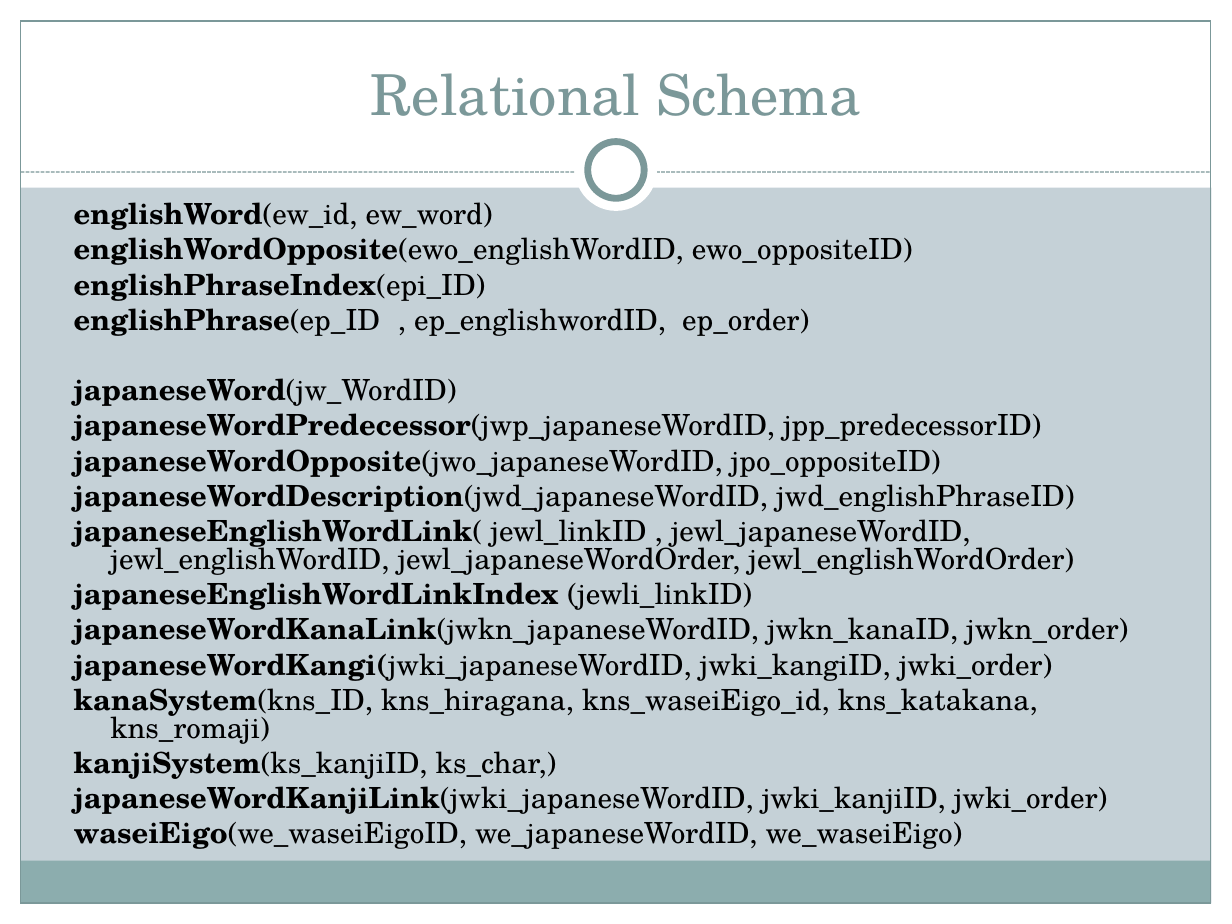
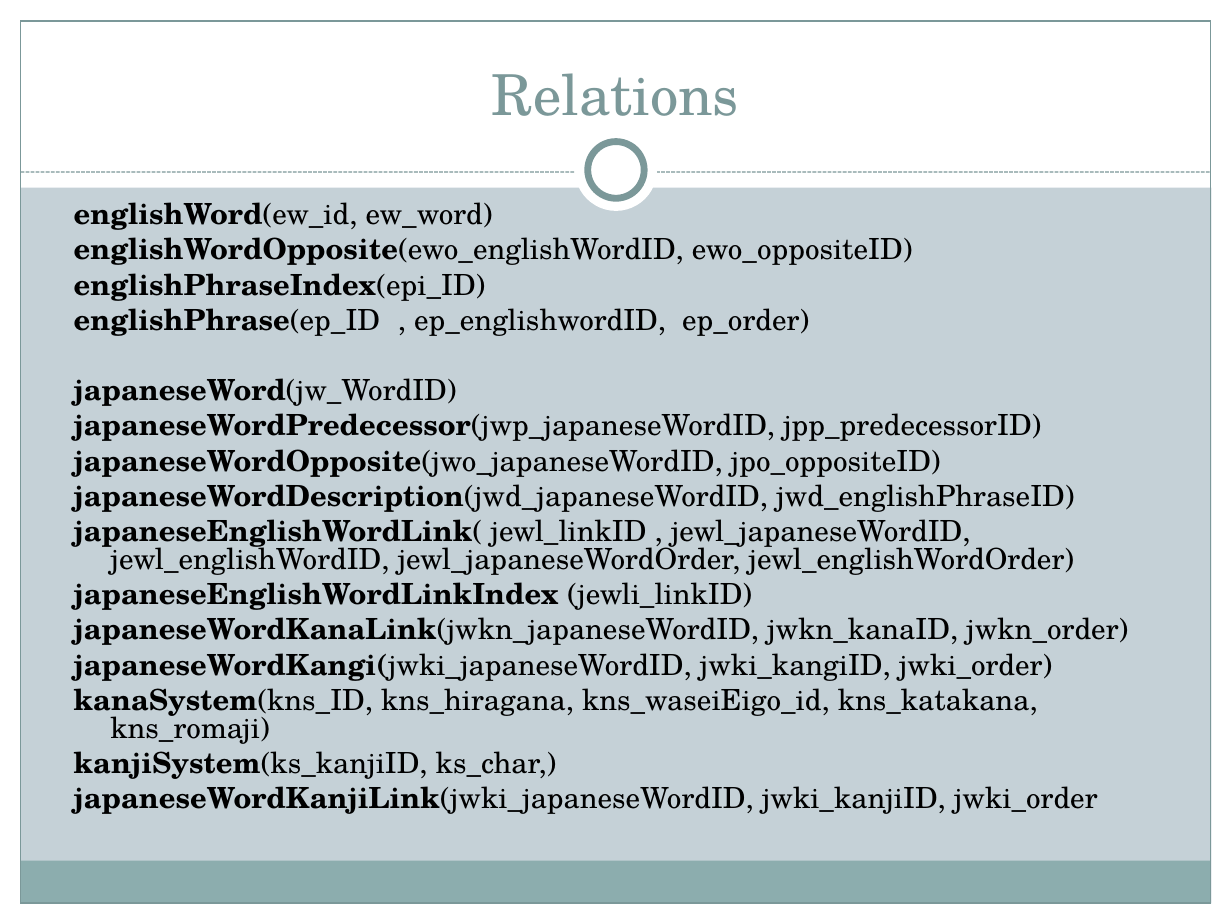
Before and after one commit to allenkvu/CSE111-project, a slide deck: slide 6 of DB_powerpoint.ppt. Drawn at 1232x924 pixels with LibreOffice and Linux fonts; fonts in the diff are those of the drawing. Boxes give left, top, right and bottom in pixels: in the first picture for what was removed or moved away, otherwise in the second. Text is boxed around its words. In the diff, an @@ line names an element or a change of style, - is before the commit and + after.

Commit message:
minor change

```diff
--- a/DB_powerpoint.ppt
+++ b/DB_powerpoint.ppt
@@ title at <box>492,73,739,116</box>: text changed @@
-Relational Schema
+Relations
@@ text at <box>74,786,1098,814</box>: text changed @@
-japaneseWordKanjiLink(jwki_japaneseWordID, jwki_kanjiID, jwki_order)
-waseiEigo(we_waseiEigoID, we_japaneseWordID, we_waseiEigo)
+japaneseWordKanjiLink(jwki_japaneseWordID, jwki_kanjiID, jwki_order
```
Also in this commit, not shown: 3 other slides changed, 1 slide added, 1 slide removed.
